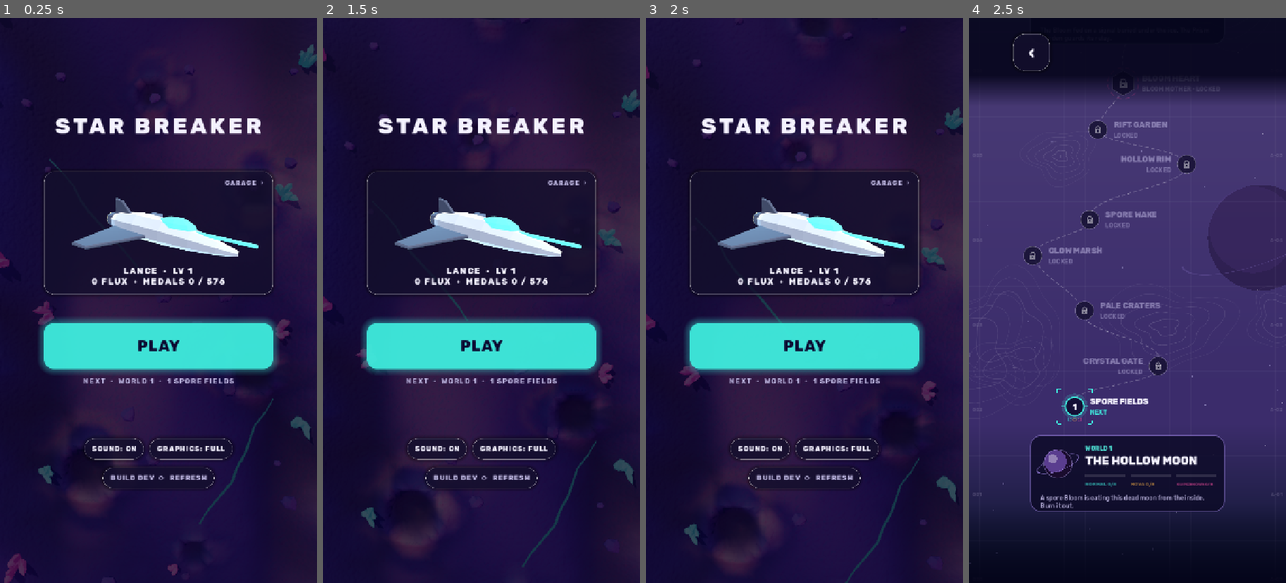
Above: before the commit, frames 1-4 (left to right).
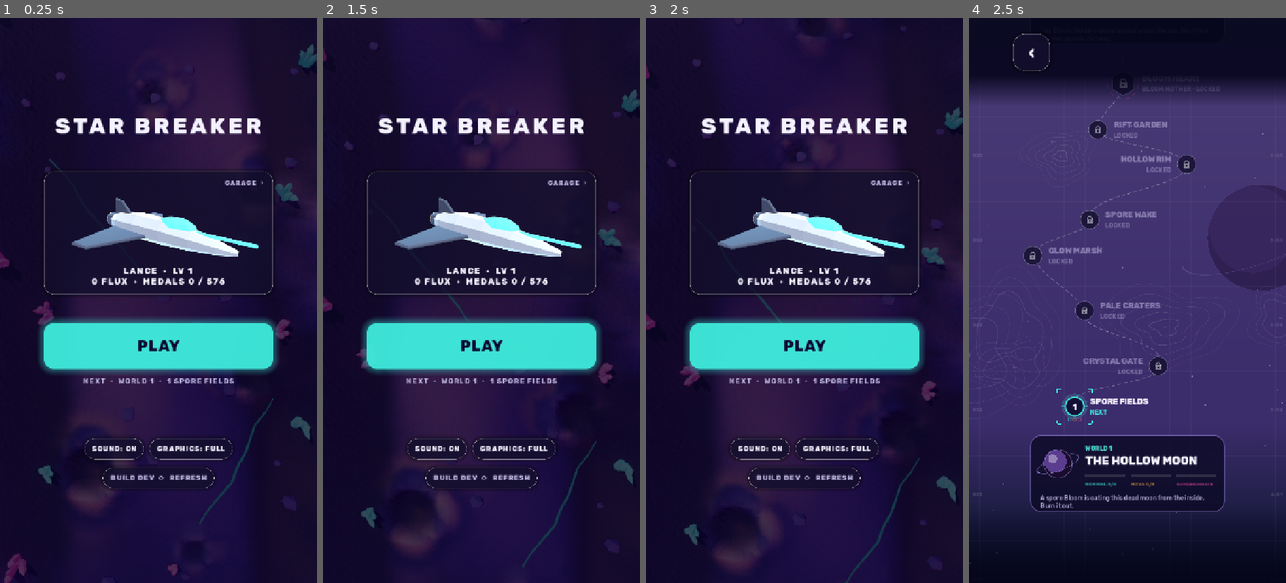
Above: after the commit, the same moments.

Repository: guillaumefont/games
Game: Godot game, scene res://scenes/boot.tscn
Same seed, same stepped clock (60 frames per second), same inputs: the game is played once before the commit and once after it.
Inputs:
- Up to frame 1 (0.25 s): no input
- Up to frame 2 (1.5 s): click "PLAY" at 0.5 s; click "‹" at 1.25 s
- Up to frame 3 (2 s): no input
- Up to frame 4 (2.5 s): click "PLAY" at 2 s

The runs differ from the first frame. In frame 1, 0.9% of the frame differs, in the area x 0-100%, y 14-88%; in frame 2, 0.8%; in frame 3, 0.8%; in frame 4, nothing differs.

Commit message:
Star Breaker: smooth world 1 ground, 6x cheaper to build; smooth cliffs by grid
Heights come from one padded grid per strip, cliffs get grid normals and
relief coordinates, and the run's rock uses its own triplanar material.

Co-Authored-By: Claude Opus 5.5 <noreply@anthropic.com>
Claude-Session: https://claude.ai/code/session_01VxP4fsFzEGoCa2Cy5UMECT

Diff:
--- a/star-breaker/scripts/terrain.gd
+++ b/star-breaker/scripts/terrain.gd
@@ -286,15 +286,15 @@
 
 	## Does the next slice of work; true once `node` is ready.
 	func step() -> bool:
-		# a smooth row costs more (finer, and a normal per corner): one per step
-		var per := 1 if premium else 4
+		if premium:
+			return _step_smooth()
 		if pts.size() < rows + 1:
-			for k in per:
+			for k in 4:
 				if pts.size() < rows + 1:
 					pts.append(_row(pts.size()))
 			return false
 		if row_t < rows:
-			for k in (2 if premium else 4):
+			for k in 4:
 				if row_t < rows:
 					_tris(row_t)
 					row_t += 1
@@ -305,8 +305,6 @@
 	func _row(j: int) -> Array:
 		var row := []
 		var ly := len * j / rows
-		if premium:
-			return _row_smooth(j, ly)
 		var amp := 1.0
 		for i in cols.size():
 			var x: float = cols[i]
@@ -320,30 +318,83 @@
 			row.append(Vector3(x + jx, ly + jy, Terrain.height(x + jx, y0 + ly + jy)))
 		return row
 
+	## The smooth ground is built from a grid of heights reaching PAD rows past each end of the
+	## chunk (normals, the broad shape and the occlusion all read neighbours from it), so every
+	## height is worked out once, and both chunks at a seam see the same numbers.
+	const PAD := 7
+	var hg := []
+
+	func _step_smooth() -> bool:
+		var need := rows + 1 + 2 * PAD
+		if hg.size() < need:
+			for k in 2:
+				if hg.size() < need:
+					var wy := y0 + (hg.size() - PAD) * len / rows
+					var r := PackedFloat32Array()
+					r.resize(cols.size())
+					for i in cols.size():
+						r[i] = Terrain.height(cols[i], wy)
+					hg.append(r)
+			return false
+		if pts.size() < rows + 1:
+			for k in 2:
+				if pts.size() < rows + 1:
+					pts.append(_row_smooth(pts.size()))
+					if pts.size() >= 2:
+						_tris_smooth(pts.size() - 2)
+			return false
+		node = Terrain._features(c, len, pal, mats, ground, y0)
+		return true
+
+	func _h(j: int, i: int) -> float:
+		return (hg[clampi(j, -PAD, rows + PAD) + PAD] as PackedFloat32Array)[clampi(i, 0, cols.size() - 1)]
+
+	## The slope (dh/dx, dh/dy) at corner (j, i) measured `k` cells either side.
+	func _slope(j: int, i: int, k: int) -> Vector2:
+		var i0 := maxi(0, i - k)
+		var i1 := mini(cols.size() - 1, i + k)
+		var dy := len / rows
+		return Vector2((_h(j, i1) - _h(j, i0)) / (float(cols[i1]) - float(cols[i0])), (_h(j + k, i) - _h(j - k, i)) / (2.0 * k * dy))
+
 	## A row of the smooth ground: the corners on a regular grid, each with its normal from the
 	## height field's slope and its colour (height, slope, the painted light, the river's glow).
-	func _row_smooth(j: int, ly: float) -> Array:
+	func _row_smooth(j: int) -> Array:
 		var row := []
 		var nr := []
 		var kr := []
+		var ly := len * j / rows
 		var wy := y0 + ly
 		for i in cols.size():
 			var x: float = cols[i]
-			var p := Vector3(x, ly, Terrain.height(x, wy))
-			var e := 1.5
-			var nrm := Vector3(p.z - Terrain.height(x + e, wy), p.z - Terrain.height(x, wy + e), e).normalized()
-			var col := Terrain.face_color(pc, p.z, nrm.z, 0.0, Terrain.tint(x, wy))
+			var h := _h(j, i)
+			var sl := _slope(j, i, 1)
+			var nrm := Vector3(-sl.x, -sl.y, 1.0).normalized()
+			var col := Terrain.face_color(pc, h, nrm.z, 0.0, Terrain.tint(x, wy))
+			# the broad shape (about 12 units round) for the painted light, and occlusion from
+			# the ground standing round it, near and far
+			var sb := _slope(j, i, 3)
+			var broad := Vector3(-sb.x, -sb.y, 1.0).normalized()
+			var hollow := (_h(j, i - 3) + _h(j, i + 3) + _h(j - 3, i) + _h(j + 3, i)) / 4.0 - h
+			var far := (_h(j, i - 7) + _h(j, i + 7) + _h(j - 7, i) + _h(j + 7, i) + _h(j - 5, i - 5) + _h(j - 5, i + 5) + _h(j + 5, i - 5) + _h(j + 5, i + 5)) / 8.0
+			hollow = maxf(hollow, (far - h) * 0.8)
+			col = Terrain.grade(pc, col, broad, hollow)
 			var rv := Terrain.river_dy(x, wy)
 			var rd := absf(rv.x)
 			var rk := exp(-pow(rd / 15.0, 2.0)) * 0.55 if rd < 30.0 else 0.0
-			row.append(p)
+			row.append(Vector3(x, ly, h))
 			nr.append(nrm)
-			kr.append(_graded(col, p).lerp(pc.river[int(rv.y)], rk))
+			kr.append(col.lerp(pc.river[int(rv.y)], rk))
 		pn.append(nr)
 		pk.append(kr)
 		return row
 
 	func _tris_smooth(j: int) -> void:
+		var uvs := []
+		for jj in [j, j + 1]:
+			var r := []
+			for p: Vector3 in pts[jj]:
+				r.append(Vector2(p.x, p.y) / 32.0)
+			uvs.append(r)
 		for i in cols.size() - 1:
 			var q := [[j, i], [j, i + 1], [j + 1, i], [j + 1, i + 1]]
 			# split each cell along the diagonal that follows the ground's fold
@@ -355,7 +406,7 @@
 				var b: Array = t[1]
 				var cc: Array = t[2]
 				ground.tri3n(pts[a[0]][a[1]], pts[b[0]][b[1]], pts[cc[0]][cc[1]], pk[a[0]][a[1]], pk[b[0]][b[1]], pk[cc[0]][cc[1]],
-						pn[a[0]][a[1]], pn[b[0]][b[1]], pn[cc[0]][cc[1]])
+						pn[a[0]][a[1]], pn[b[0]][b[1]], pn[cc[0]][cc[1]], uvs[a[0] - j][a[1]], uvs[b[0] - j][b[1]], uvs[cc[0] - j][cc[1]])
 
 	## A face's colour with the light painted in at corner `p` (chunk space). What the ground
 	## does there is worked out once per corner and shared by the faces round it.
@@ -381,9 +432,6 @@
 		return Terrain.grade(pc, col, sh[0], sh[1])
 
 	func _tris(j: int) -> void:
-		if premium:
-			_tris_smooth(j)
-			return
 		for i in cols.size() - 1:
 			var a: Vector3 = pts[j][i]
 			var b: Vector3 = pts[j][i + 1]
@@ -605,7 +653,7 @@
 
 ## The premium ground: the same, plus a fine cracked-plate relief from a tiling normal map, so
 ## the smooth ground has surface (fissures between plates) without showing a single triangle.
-## Mapped in each chunk's own space with a period that divides the chunk, so chunks meet.
+## Mapped by the chunk's own x and y over 32 units (a period that divides the chunk), so chunks meet.
 static func ground_mat_premium() -> StandardMaterial3D:
 	var m := ground_mat()
 	var nz := FastNoiseLite.new()
@@ -626,6 +674,13 @@
 	m.normal_enabled = true
 	m.normal_texture = t
 	m.normal_scale = 1.5
+	return m
+
+
+## The same relief mapped on any shape (the canyon run's rock, which has no texture
+## coordinates): three samples of the map instead of one, so only the run uses it.
+static func rock_mat_premium(ground: StandardMaterial3D) -> StandardMaterial3D:
+	var m := ground.duplicate() as StandardMaterial3D
 	m.uv1_triplanar = true
 	m.uv1_triplanar_sharpness = 4.0
 	m.uv1_scale = Vector3.ONE / 32.0
@@ -688,11 +743,12 @@
 		col.append(cb)
 
 	## Adds triangle a, b, c (facing up) with a colour and a normal at each corner.
-	func tri3n(a: Vector3, b: Vector3, c: Vector3, ca: Color, cb: Color, cc: Color, na: Vector3, nb: Vector3, nc: Vector3) -> void:
+	func tri3n(a: Vector3, b: Vector3, c: Vector3, ca: Color, cb: Color, cc: Color, na: Vector3, nb: Vector3, nc: Vector3,
+			ua := Vector2.INF, ub := Vector2.INF, uc := Vector2.INF, dir := Vector3.BACK) -> void:
 		var nrm := (b - a).cross(c - a)
 		if nrm.length_squared() < 1e-10:
 			return
-		if nrm.z < 0.0:
+		if nrm.dot(dir) < 0.0:
 			var t := b
 			b = c
 			c = t
@@ -702,12 +758,19 @@
 			var tn := nb
 			nb = nc
 			nc = tn
+			var tu := ub
+			ub = uc
+			uc = tu
 		v.append(a)
 		v.append(c)
 		v.append(b)
 		n.append(na)
 		n.append(nc)
 		n.append(nb)
+		if ua != Vector2.INF:
+			uv.append(ua)
+			uv.append(uc)
+			uv.append(ub)
 		col.append(ca)
 		col.append(cc)
 		col.append(cb)
@@ -788,6 +851,27 @@
 		n = out_n
 		col = out_c
 
+	## Tangents for a relief map laid flat: u runs along x (v along y) on ground and cliff tops,
+	## along y (v down z) on cliff faces. Each is that axis laid onto the corner's own normal, so
+	## corners shared by several faces get the same tangent and no seam shows.
+	func _tangents() -> PackedFloat32Array:
+		var out := PackedFloat32Array()
+		out.resize(v.size() * 4)
+		var vv := v
+		var nn := n
+		var uu := uv
+		for i in vv.size():
+			var nr := nn[i]
+			var along_x := absf(uu[i].x * 32.0 - vv[i].x) < 0.01
+			var ax := Vector3.RIGHT if along_x else Vector3.UP
+			var bx := Vector3.UP if along_x else Vector3.BACK
+			var t := (ax - nr * nr.dot(ax)).normalized()
+			out[i * 4] = t.x
+			out[i * 4 + 1] = t.y
+			out[i * 4 + 2] = t.z
+			out[i * 4 + 3] = 1.0 if nr.cross(t).dot(bx) >= 0.0 else -1.0
+		return out
+
 	func mesh() -> ArrayMesh:
 		var arrays := []
 		arrays.resize(Mesh.ARRAY_MAX)
@@ -796,6 +880,7 @@
 		arrays[Mesh.ARRAY_COLOR] = col
 		if uv.size() == v.size() and uv.size() > 0:
 			arrays[Mesh.ARRAY_TEX_UV] = uv
+			arrays[Mesh.ARRAY_TANGENT] = _tangents()
 		var m := ArrayMesh.new()
 		if v.size() > 0:
 			m.add_surface_from_arrays(Mesh.PRIMITIVE_TRIANGLES, arrays)
@@ -837,6 +922,9 @@
 			var jx := (h2(wy, m * 5.3 - s) - 0.5) * 2.6 if m > 0 else 0.0
 			face.append(Vector3(e.x - s * (float(FACE_OUT[m]) + jx), e.y, FACE_Z[m]))
 		faces.append(face)
+	if pal.get("premium", false):
+		_cliff_smooth(acc, tops, faces, s, pal)
+		return
 	for j in rows.size() - 1:
 		var wy := wy0 + (rows[j][0] as Vector3).y
 		for k in TOP_OFF.size() - 1:
@@ -866,3 +954,51 @@
 			var out := Vector3(-s, 0, 0.35)
 			acc.tri(a, b, d, col, out)
 			acc.tri(a, d, c, col.darkened(0.05), out)
+
+
+## The premium cliff: the same rock, smooth. Each corner of the top and of the face takes its
+## normal from its grid neighbours and its own colour, shared by the faces round it, so no
+## triangle shows; the top and the face still meet at a sharp edge (the lip).
+static func _cliff_smooth(acc: Acc, tops: Array, faces: Array, s: float, pal: Dictionary) -> void:
+	var out := Vector3(-s, 0, 0.35)
+	for part in [[tops, Vector3.BACK, true], [faces, out, false]]:
+		var g: Array = part[0]
+		var dir: Vector3 = part[1]
+		var is_top: bool = part[2]
+		var nj := g.size()
+		var nk: int = (g[0] as Array).size()
+		var nrm := []
+		var col := []
+		var uv := []
+		for j in nj:
+			var nr := []
+			var cr := []
+			var ur := []
+			for k in nk:
+				var p: Vector3 = g[j][k]
+				var du: Vector3 = g[j][mini(k + 1, nk - 1)] - g[j][maxi(k - 1, 0)]
+				var dv: Vector3 = g[mini(j + 1, nj - 1)][k] - g[maxi(j - 1, 0)][k]
+				var n := du.cross(dv).normalized()
+				if n.dot(dir) < 0.0:
+					n = -n
+				nr.append(n)
+				var c: Color
+				if is_top:
+					c = Color(pal.c_top).lerp(Color(pal.c_top2), float(k) / TOP_OFF.size())
+					c = c.darkened(0.12).lightened(clampf(p.z / 40.0, 0.0, 1.0) * 0.3)
+					ur.append(Vector2(p.x, p.y) / 32.0)
+				else:
+					c = Color(pal.c_face).darkened(float(k) * 0.12)
+					ur.append(Vector2(p.y, p.z) / 32.0)
+				cr.append(c)
+			nrm.append(nr)
+			col.append(cr)
+			uv.append(ur)
+		for j in nj - 1:
+			for k in nk - 1:
+				for t in [[[j, k], [j, k + 1], [j + 1, k + 1]], [[j, k], [j + 1, k + 1], [j + 1, k]]]:
+					var a: Array = t[0]
+					var b: Array = t[1]
+					var c: Array = t[2]
+					acc.tri3n(g[a[0]][a[1]], g[b[0]][b[1]], g[c[0]][c[1]], col[a[0]][a[1]], col[b[0]][b[1]], col[c[0]][c[1]],
+							nrm[a[0]][a[1]], nrm[b[0]][b[1]], nrm[c[0]][c[1]], uv[a[0]][a[1]], uv[b[0]][b[1]], uv[c[0]][c[1]], dir)
--- a/star-breaker/scripts/vgame.gd
+++ b/star-breaker/scripts/vgame.gd
@@ -579,6 +579,8 @@
 			river = Terrain.river_mat(1.9, 1.3, look.river_a, look.river_b), river_glow = Terrain.river_mat(0.3, 2.5, look.river_a, look.river_b),
 			lip = Models.std(look.lip[0], look.lip[1], 1.1),
 		}
+	if look.get("premium", false) and not _world_mats[w].has("rock"):
+		_world_mats[w].rock = Terrain.rock_mat_premium(_world_mats[w].ground)
 	_terrain_mats = _world_mats[w]
 	_lip_mat = _terrain_mats.lip
 	_env.background_color = Color(pal.bg)
@@ -758,7 +760,7 @@
 	_build_islands()
 	if sd.has("run"):
 		VRun.use(sd.course)
-		run_b = VRun.Builder.new(look, {ground = _terrain_mats.ground, lip = _lip_mat, glow = _terrain_mats.fissure_b})
+		run_b = VRun.Builder.new(look, {ground = _terrain_mats.get("rock", _terrain_mats.ground), lip = _lip_mat, glow = _terrain_mats.fissure_b})
 		run_b.node.visible = false
 		world.add_child(run_b.node)
 		_run_built = false
@@ -2340,8 +2342,6 @@
 				var pb: Vector3 = rows[k + 1][0]
 				lip.append([Vector3(pa.x - side * 0.8, pa.y, 0.3), Vector3(pa.x, pa.y, 0.3), Vector3(pb.x, pb.y, 0.3)])
 				lip.append([Vector3(pa.x - side * 0.8, pa.y, 0.3), Vector3(pb.x, pb.y, 0.3), Vector3(pb.x - side * 0.8, pb.y, 0.3)])
-		if look.get("premium", false):
-			acc.smooth(65.0)
 		n.add_child(Terrain._mi(acc.mesh(), _terrain_mats.ground, true))
 		n.add_child(Models.mesh(Geo.build_facing(lip, Vector3.BACK), _lip_mat))
 		world.add_child(n)
@@ -2376,8 +2376,6 @@
 	var acc := Terrain.Acc.new()
 	Terrain.cliff(acc, left, -1.0, look, c * CHUNK)
 	Terrain.cliff(acc, right, 1.0, look, c * CHUNK + 500.0)
-	if look.get("premium", false):
-		acc.smooth(65.0)
 	var lip := []
 	for j in rows:
 		for side in [[left, -1.0], [right, 1.0]]:
--- a/star-breaker/scripts/vrun.gd
+++ b/star-breaker/scripts/vrun.gd
@@ -533,7 +533,7 @@
 			return
 		VRun._bend(acc)
 		# the premium look: smooth rock, no triangle shows (sharp folds stay sharp)
-		if VRun.premium and mat == _mats.ground:
+		if VRun.premium and mat == _mats.ground:  # the rock (see vgame's `rock`)
 			acc.smooth(65.0)
 		# a bridge, ridge or wall fades once the ship is through, so it has its own material
 		var fades: bool = not o.is_empty() and o.k in ["arch", "spine", "window"]
--- a/star-breaker/tests/visuals_test.gd
+++ b/star-breaker/tests/visuals_test.gd
@@ -72,6 +72,32 @@
 	# --- the premium look (world 1): bigger facets, bevelled edges, a sky for the run ---
 	check(vg.look.get("premium", false) and bl.cols == Terrain.COLS_P and bl.rows == Terrain.ROWS_P,
 		"world 1's ground uses the premium look's bigger facets")
+	# smooth ground: no seam between strips (the corners on the shared edge carry the same normal
+	# and colour in both), and no face picks itself out (corners shared inside a strip agree)
+	var s5 := Terrain.build_chunk(5, vg.CHUNK, vg.look, mats)
+	var s6 := Terrain.build_chunk(6, vg.CHUNK, vg.look, mats)
+	var edge := {}
+	var m5: Array = ((s5.get_child(0) as MeshInstance3D).mesh as ArrayMesh).surface_get_arrays(0)
+	for i in (m5[Mesh.ARRAY_VERTEX] as PackedVector3Array).size():
+		var p: Vector3 = m5[Mesh.ARRAY_VERTEX][i]
+		if is_equal_approx(p.y, vg.CHUNK):
+			edge[snappedf(p.x, 0.01)] = [m5[Mesh.ARRAY_NORMAL][i], m5[Mesh.ARRAY_COLOR][i]]
+	var m6: Array = ((s6.get_child(0) as MeshInstance3D).mesh as ArrayMesh).surface_get_arrays(0)
+	var same := edge.size() > 20
+	var shared := {}
+	for i in (m6[Mesh.ARRAY_VERTEX] as PackedVector3Array).size():
+		var p: Vector3 = m6[Mesh.ARRAY_VERTEX][i]
+		var nrm: Vector3 = m6[Mesh.ARRAY_NORMAL][i]
+		if is_zero_approx(p.y) and edge.has(snappedf(p.x, 0.01)):
+			var e: Array = edge[snappedf(p.x, 0.01)]
+			same = same and (e[0] as Vector3).is_equal_approx(nrm) and (e[1] as Color).is_equal_approx(m6[Mesh.ARRAY_COLOR][i])
+		var k := (p * 100.0).round()
+		if shared.has(k):
+			same = same and (shared[k] as Vector3).is_equal_approx(nrm)
+		shared[k] = nrm
+	check(same, "world 1's ground is smooth: strips meet without a seam and no face shows its own shading")
+	s5.free()
+	s6.free()
 	var plain := Terrain.Builder.new(3, vg.CHUNK, vg.LOOKS[1], mats)
 	check(plain.cols == Terrain.COLS and plain.rows == Terrain.ROWS, "other worlds keep their ground as it was")
 	var bx := Geo.box(4, 2, 3)
@@ -88,6 +114,17 @@
 	check(shut, "the bevelled box is closed (every edge shared by two triangles)")
 	check(Geo.box(0.05, 2, 3).size() == 12, "a box too thin to bevel stays a plain box")
 	check(vg._env.background_mode == Environment.BG_SKY and vg._env.sky != null, "world 1 has a gradient sky")
+	var wa := Terrain.Acc.new()
+	Terrain.cliff(wa, [[Vector3(0, 0, 0), 200.0], [Vector3(1, 4, 0), 200.0], [Vector3(0, 8, 0), 200.0]], -1.0, vg.look, 0.0)
+	var cn := {}
+	var cliff_smooth := wa.count() > 0 and wa.uv.size() == wa.count()
+	for i in wa.count():
+		var k := (wa.v[i] * 100.0).round()
+		var key := [k, wa.n[i].z > 0.6]
+		if cn.has(key):
+			cliff_smooth = cliff_smooth and (cn[key] as Vector3).is_equal_approx(wa.n[i])
+		cn[key] = wa.n[i]
+	check(cliff_smooth, "world 1's cliffs are smooth and carry the relief map's coordinates")
 	vg.apply_world(1)
 	check(vg._env.background_mode == Environment.BG_COLOR and not vg._haze.visible, "other worlds keep their flat background")
 	vg.apply_world(0)
Not shown, added: star-breaker/tools/_prof.gd.uid
